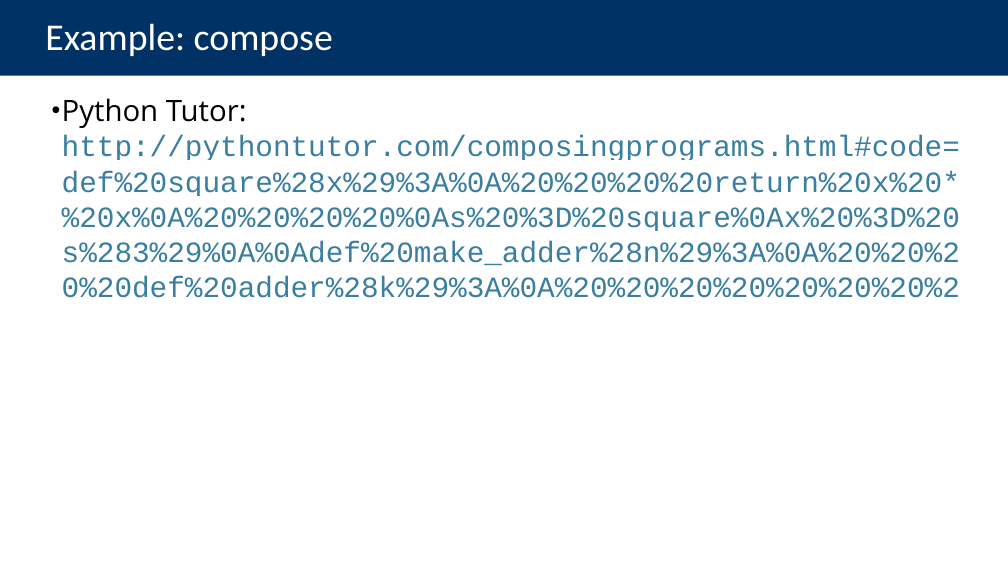
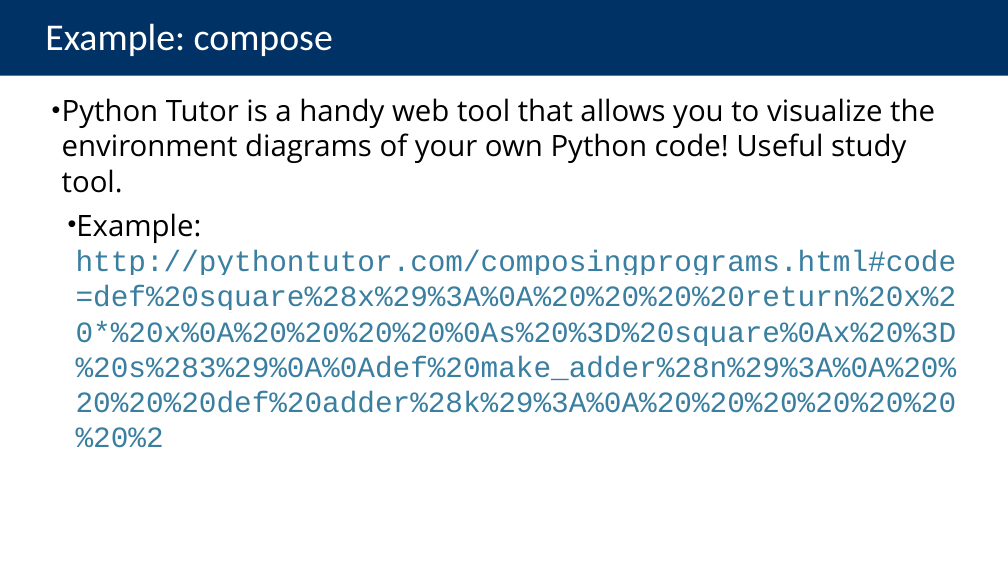
Before and after one commit to cs88-website/su24, a slide deck: slide 31 of assets/slides/su24/05-HOFs.pptx (slide 25 before the commit). Drawn at 1008x567 pixels with LibreOffice and Linux fonts; fonts in the diff are those of the drawing. Boxes give left, top, right and bottom in pixels: in the first picture for what was removed or moved away, otherwise in the second. Text is boxed around its words. In the diff, an @@ line names an element or a change of style, - is before the commit and + after.

```diff
--- a/assets/slides/su24/05-HOFs.pptx
+++ b/assets/slides/su24/05-HOFs.pptx
@@ text at box(62, 98, 957, 448): text changed @@
-• Python Tutor:
-  http://pythontutor.com/composingprograms.html#code=def%20square%28x%29%3A%0A%20%20%20%20return%20x%20*%20x%0A%20%20%20%20%0As%20%3D%20square%0Ax%20%3D%20s%283%29%0A%0Adef%20make_adder%28n%29%3A%0A%20%20%20%20def%20adder%28k%29%3A%0A%20%20%20%20%20%20%20%2
+• Python Tutor is a handy web tool that allows you to visualize the environment diagrams of your own Python code! Useful study tool.
+  • Example:
+    http://pythontutor.com/composingprograms.html#code=def%20square%28x%29%3A%0A%20%20%20%20return%20x%20*%20x%0A%20%20%20%20%0As%20%3D%20square%0Ax%20%3D%20s%283%29%0A%0Adef%20make_adder%28n%29%3A%0A%20%20%20%20def%20adder%28k%29%3A%0A%20%20%20%20%20%20%20%2
```
Also in this commit, not shown: 11 other slides changed, 12 slides added, 4 slides removed, 7 other files.
